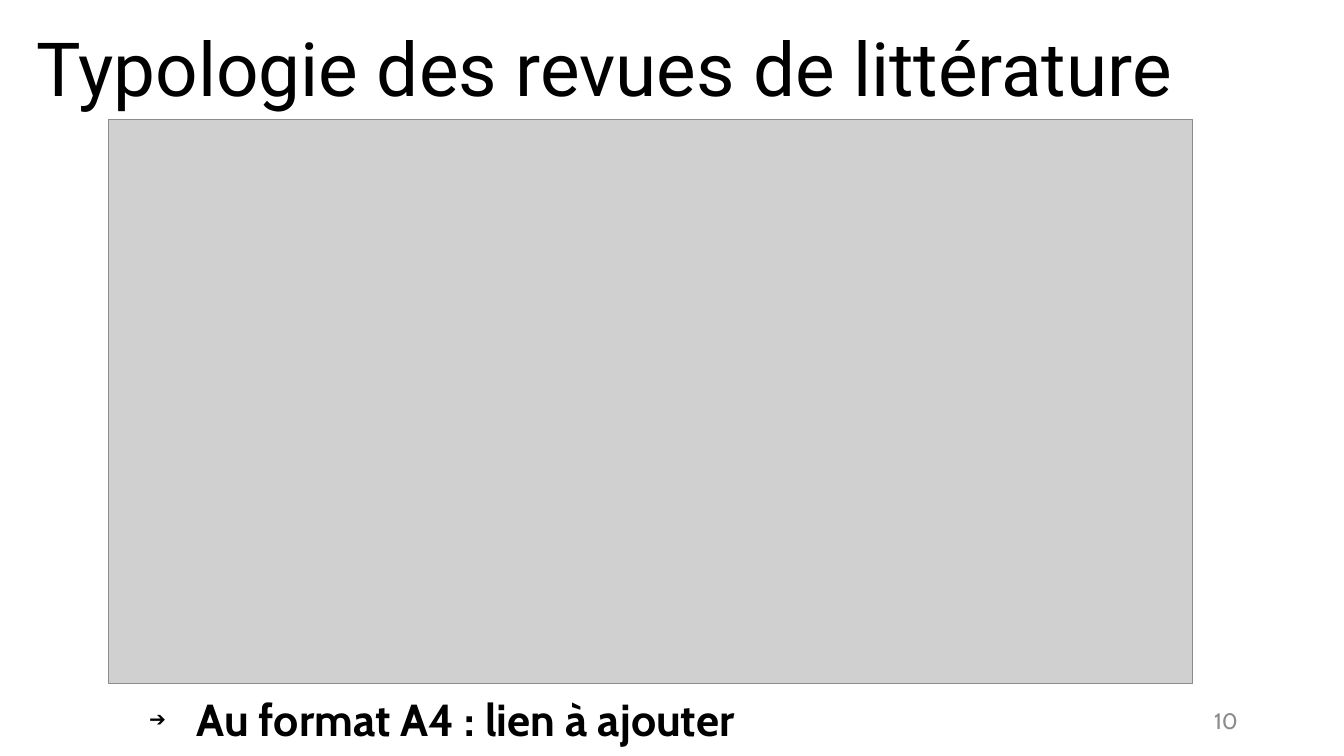
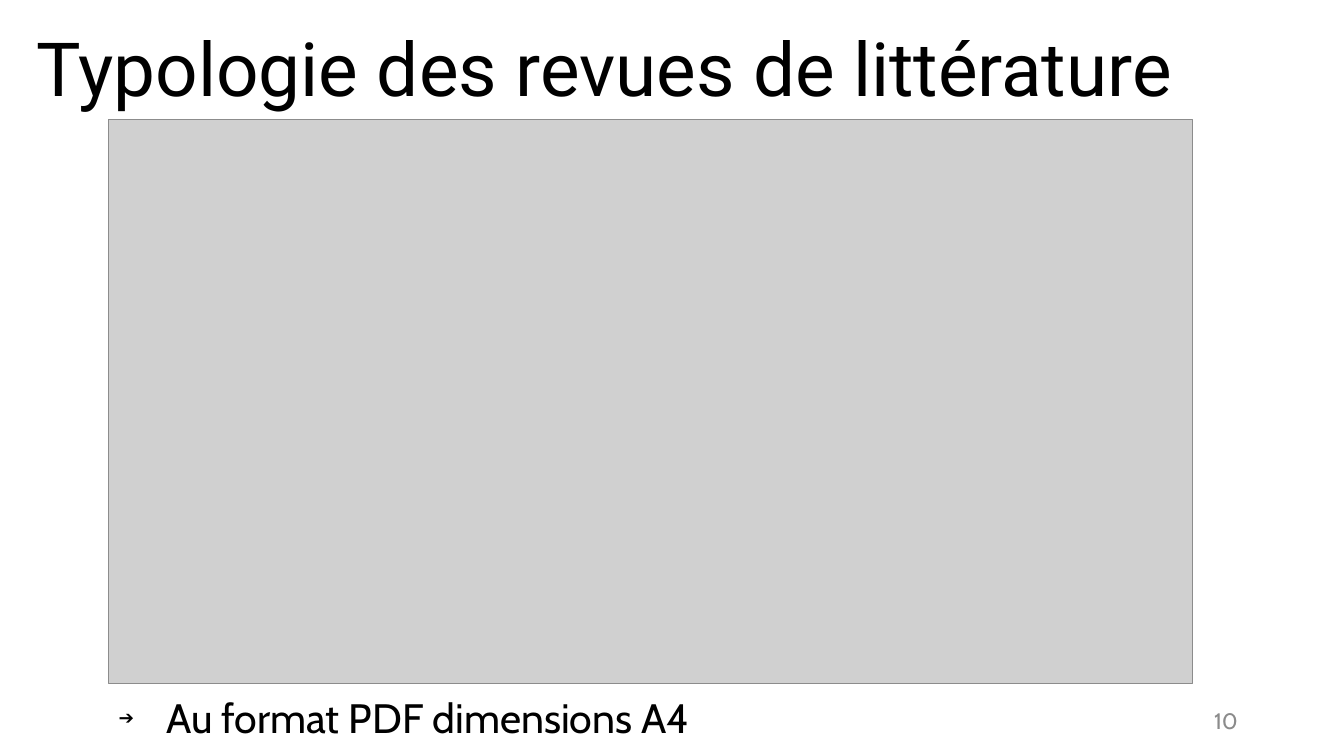
Before and after one commit to fflamerie/intro_revlit, a slide deck: slide 10 of docs/Intro_RevLit.odp. Drawn at 1344x756 pixels with LibreOffice and Linux fonts; fonts in the diff are those of the drawing; grey boxes stand for pictures. Boxes give left, top, right and bottom in pixels: in the first picture for what was removed or moved away, otherwise in the second. Text is boxed around its words. In the diff, an @@ line names an element or a change of style, - is before the commit and + after.

```diff
--- a/docs/Intro_RevLit.odp
+++ b/docs/Intro_RevLit.odp
@@ text at (x1=166, y1=702, x2=689, y2=734): text changed; size 24 to 22 pt; bold off @@
-➔ Au format A4 : lien à ajouter
+➔ Au format PDF dimensions A4
```
Also in this commit, not shown: 22 other slides changed, 5 other files.
